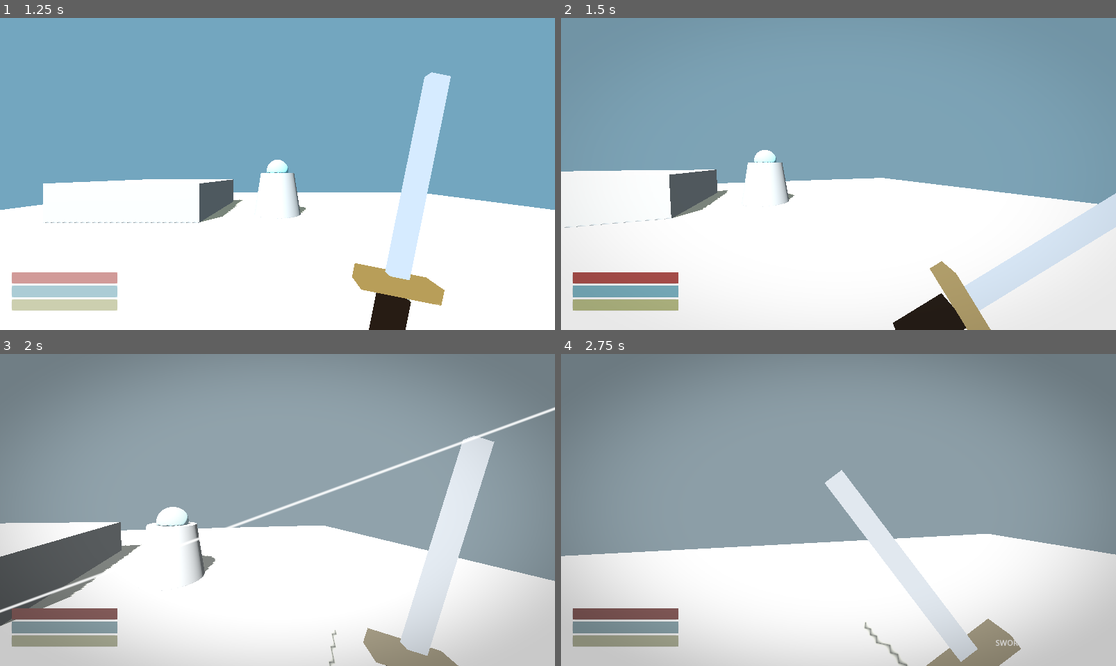
Above: before the commit, frames 1-4 (two rows, left to right).
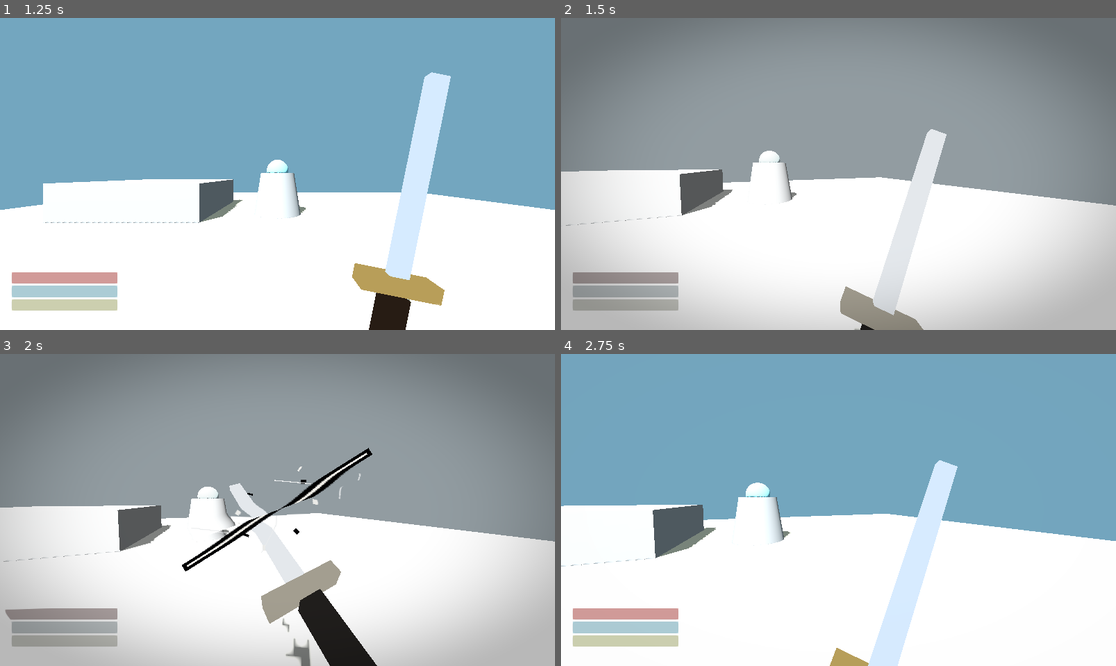
Above: after the commit, the same moments.

Repository: nanhudev/SEKAI
Game: Godot game, scene res://scenes/main/Main.tscn
Same seed, same stepped clock (60 frames per second), same inputs: the game is played once before the commit and once after it.
Inputs (mouse positions are in pixels of both pictures, inside the frame that each line leads up to):
- Up to frame 1 (1.25 s): click "进入战斗沙盒" at 0.5 s
- Up to frame 2 (1.5 s): tap Enter at 1.25 s; move the mouse to (866, 174) at 1.27 s; hold W (move_forward) from 1.28 s (still down); hold I (iaido) from 1.28 s (still down); click (866, 174) at 1.42 s
- Up to frame 3 (2 s): keep holding W (move_forward); keep holding I (iaido); tap Space (jump) at 1.52 s
- Up to frame 4 (2.75 s): keep holding W (move_forward); move the mouse to (810, 510) at 2.02 s; release I (iaido) at 2.03 s; right-click (810, 510) at 2.1 s; tap Space (jump) at 2.27 s; tap I (iaido) at 2.3 s

Frame 1 is identical in both runs. In frame 2, 46% of the frame differs, in the area x 0-100%, y 0-100%; in frame 3, 21%; in frame 4, 76%.

Commit message:
feat: rework iaido as stationary world-stop slash

Diff:
--- a/godot/scenes/combat/CombatSandbox.tscn
+++ b/godot/scenes/combat/CombatSandbox.tscn
@@ -10,6 +10,12 @@
 [ext_resource type="Script" path="res://scripts/systems/combat_music.gd" id="8"]
 [ext_resource type="AudioStream" path="res://audio/music/first-encounter.mp3" id="9"]
 [ext_resource type="Script" path="res://scripts/systems/audio_state_controller.gd" id="10"]
+[ext_resource type="Script" path="res://scripts/combat/iaido_director.gd" id="11"]
+[ext_resource type="Script" path="res://scripts/combat/iaido_target_collector.gd" id="12"]
+[ext_resource type="Script" path="res://scripts/combat/iaido_tear_3d.gd" id="13"]
+[ext_resource type="AudioStream" path="res://audio/sfx/iaido_charge.wav" id="14"]
+[ext_resource type="AudioStream" path="res://audio/sfx/iaido_cut.wav" id="15"]
+[ext_resource type="AudioStream" path="res://audio/sfx/iaido_sheathe.wav" id="16"]
 
 [sub_resource type="StandardMaterial3D" id="FloorDebugMaterial"]
 albedo_color = Color(0.82, 0.79, 0.69, 1)
@@ -86,3 +92,29 @@
 
 [node name="AudioStateController" type="Node" parent="."]
 script = ExtResource("10")
+
+[node name="IaidoTargetCollector" type="Node" parent="."]
+script = ExtResource("12")
+
+[node name="IaidoDirector" type="Node" parent="."]
+process_mode = 3
+script = ExtResource("11")
+
+[node name="IaidoTear3D" type="Node3D" parent="."]
+process_mode = 3
+script = ExtResource("13")
+
+[node name="IaidoChargeAudio" type="AudioStreamPlayer" parent="."]
+process_mode = 3
+stream = ExtResource("14")
+volume_db = -7.0
+
+[node name="IaidoCutAudio" type="AudioStreamPlayer" parent="."]
+process_mode = 3
+stream = ExtResource("15")
+volume_db = -4.0
+
+[node name="IaidoSheatheAudio" type="AudioStreamPlayer" parent="."]
+process_mode = 3
+stream = ExtResource("16")
+volume_db = -5.0
--- a/godot/scenes/enemies/TechnicalDummy.tscn
+++ b/godot/scenes/enemies/TechnicalDummy.tscn
@@ -20,7 +20,7 @@
 [sub_resource type="BoxShape3D" id="AttackShape"]
 size = Vector3(1.7, 1.5, 2.0)
 
-[node name="TechnicalDummy" type="StaticBody3D"]
+[node name="TechnicalDummy" type="StaticBody3D" groups=["hostiles"]]
 script = ExtResource("1")
 
 [node name="Body" type="MeshInstance3D" parent="."]
--- a/godot/scripts/combat/combat_controller.gd
+++ b/godot/scripts/combat/combat_controller.gd
@@ -21,6 +21,7 @@
 @onready var dodge_audio: AudioStreamPlayer = player.get_node("DodgeAudio")
 @onready var screen_fx: CombatScreenFX = player.get_parent().get_node("CombatScreenFX")
 @onready var time_effects: TimeEffectManager = player.get_parent().get_node("TimeEffectManager")
+@onready var iaido_director: IaidoDirector = player.get_parent().get_node("IaidoDirector")
 
 var state := State.IDLE
 var state_time := 0.0
@@ -118,19 +119,6 @@
 			finish_action()
 	elif state == State.DODGE and state_time >= 0.36:
 		finish_action()
-	elif state == State.IAIDO:
-		screen_fx.set_iaido_focus(minf(0.65, state_time / 0.28 * 0.65))
-		var should_open := state_time >= 0.35 and state_time < 0.5
-		if should_open != hitbox_open:
-			hitbox_open = should_open
-			hitbox.set_active(should_open)
-			if should_open:
-				screen_fx.slash_flash(1.0)
-				camera_feedback.roll_impulse(2.5)
-		if state_time >= 0.54:
-			screen_fx.slash_flash(maxf(0.0, 1.0 - (state_time - 0.54) / 0.22))
-		if state_time >= 1.1:
-			finish_action()
 
 
 func request(action: StringName) -> bool:
@@ -224,12 +212,9 @@
 			if not player.unlimited_resources:
 				player.set("stamina", stamina - 35.0)
 			iaido_ready_at = now + 5.0
-			hitbox.damage = 65.0
-			hitbox.poise_damage = 70.0
-			hitbox.hit_delay = 0.08
-			camera_feedback.fov_hold = 7.0
-			time_effects.request_slow_motion(0.55, 1.2)
+			buffer.clear()
 			set_state(State.IAIDO)
+			iaido_director.start_iaido()
 		_: return false
 	return true
 
--- a/godot/scripts/combat/combat_screen_fx.gd
+++ b/godot/scripts/combat/combat_screen_fx.gd
@@ -7,6 +7,7 @@
 var vignette := 0.0
 var flash := 0.0
 var ink_slash := 0.0
+var distortion := 0.0
 
 
 func _ready() -> void:
@@ -16,7 +17,7 @@
 	overlay.set_anchors_and_offsets_preset(Control.PRESET_FULL_RECT)
 	add_child(overlay)
 	var shader := Shader.new()
-	shader.code = "shader_type canvas_item; render_mode unshade …(152 unchanged characters)… h = 0.0; uniform float ink_slash = 0.0; void fragment() { vec3 c = texture(screen_tex, SCREEN_UV).rgb; float gray = dot(c, vec3(0.299, 0.587, 0.114)); c = mix(c, vec3(gray), desaturation); vec2 uv = SCREEN_UV * 2.0 - 1.0; float edge = smoothstep(0.25, 1.6, dot(uv, uv)); c *= 1.0 - edge * vignette; float seam = abs(uv.y + uv.x * 0.65); float line = 1.0 - smoothstep(0.002, 0.015, seam); c = mix(c, vec3(1.0), line * ink_slash); c += vec3(flash); COLOR = vec4(c, 1.0); }"
+	shader.code = "shader_type canvas_item; render_mode unshade …(152 unchanged characters)… h = 0.0; uniform float ink_slash = 0.0; uniform float distortion = 0.0; void fragment() { vec2 uv = SCREEN_UV * 2.0 - 1.0; float seam = uv.y + uv.x * 0.65; float warp = (1.0 - smoothstep(0.0, 0.11, abs(seam))) * distortion; vec2 displaced = clamp(SCREEN_UV + vec2(sign(seam) * warp * 0.012, -warp * 0.004), vec2(0.001), vec2(0.999)); vec3 c = texture(screen_tex, displaced).rgb; float gray = dot(c, vec3(0.299, 0.587, 0.114)); c = mix(c, vec3(gray), desaturation); float edge = smoothstep(0.25, 1.6, dot(uv, uv)); c *= 1.0 - edge * vignette; float line = 1.0 - smoothstep(0.002, 0.015, abs(seam)); c = mix(c, vec3(1.0), line * ink_slash); c += vec3(flash); COLOR = vec4(c, 1.0); }"
 	material = ShaderMaterial.new()
 	material.shader = shader
 	overlay.material = material
@@ -24,14 +25,19 @@
 
 
 func set_iaido_focus(amount: float) -> void:
-	desaturation = clampf(amount, 0.0, 0.7)
-	vignette = clampf(amount * 0.35, 0.0, 0.25)
+	desaturation = clampf(amount, 0.0, 0.82)
+	vignette = clampf(amount * 0.35, 0.0, 0.28)
 	_update_shader()
 
 
 func slash_flash(amount: float) -> void:
 	ink_slash = clampf(amount, 0.0, 1.0)
 	flash = 0.12 * ink_slash
+	_update_shader()
+
+
+func set_distortion(amount: float) -> void:
+	distortion = clampf(amount, 0.0, 1.0)
 	_update_shader()
 
 
@@ -52,6 +58,7 @@
 	vignette = 0.0
 	flash = 0.0
 	ink_slash = 0.0
+	distortion = 0.0
 	_update_shader()
 
 
@@ -62,4 +69,5 @@
 	material.set_shader_parameter("vignette", vignette)
 	material.set_shader_parameter("flash", flash)
 	material.set_shader_parameter("ink_slash", ink_slash)
-	overlay.visible = desaturation > 0.001 or vignette > 0.001 or flash > 0.001 or ink_slash > 0.001
+	material.set_shader_parameter("distortion", distortion)
+	overlay.visible = desaturation > 0.001 or vignette > 0.001 or flash > 0.001 or ink_slash > 0.001 or distortion > 0.001
--- a/godot/scripts/combat/combat_tuning.gd
+++ b/godot/scripts/combat/combat_tuning.gd
@@ -23,3 +23,8 @@
 @export var max_stamina := 100.0
 @export var max_mana := 100.0
 @export var dodge_stamina_cost := 20.0
+
+@export_group("Iaido Targeting")
+@export var iaido_range := 10.0
+@export var iaido_cone_degrees := 45.0
+@export var iaido_vertical_tolerance := 3.0
--- /dev/null
+++ b/godot/scripts/combat/iaido_director.gd
@@ -0,0 +1,116 @@
+extends Node
+class_name IaidoDirector
+
+@onready var player: CharacterBody3D = get_parent().get_node("Player")
+@onready var combat: CombatController = player.get_node("CombatController")
+@onready var camera: Camera3D = player.get_node("CameraRig/LookPivot/MotionPivot/ShakePivot/Camera3D")
+@onready var camera_feedback: CameraFeedbackController = player.get_node("CameraFeedbackController")
+@onready var sword: Node3D = player.get_node("CameraRig/LookPivot/MotionPivot/ShakePivot/WeaponRoot/TempSwordVisual")
+@onready var screen_fx: CombatScreenFX = get_parent().get_node("CombatScreenFX")
+@onready var audio_state: AudioStateController = get_parent().get_node("AudioStateController")
+@onready var time_effects: TimeEffectManager = get_parent().get_node("TimeEffectManager")
+@onready var collector: IaidoTargetCollector = get_parent().get_node("IaidoTargetCollector")
+@onready var tear: IaidoTear3D = get_parent().get_node("IaidoTear3D")
+@onready var charge_audio: AudioStreamPlayer = get_parent().get_node("IaidoChargeAudio")
+@onready var cut_audio: AudioStreamPlayer = get_parent().get_node("IaidoCutAudio")
+@onready var sheathe_audio: AudioStreamPlayer = get_parent().get_node("IaidoSheatheAudio")
+
+var active := false
+var elapsed := 0.0
+var target: Node3D
+var start_position := Vector3.ZERO
+var impacted := false
+var cut_played := false
+var sheathe_played := false
+var previous_modes: Dictionary = {}
+
+
+func _ready() -> void:
+	process_mode = Node.PROCESS_MODE_ALWAYS
+
+
+func start_iaido() -> void:
+	if active:
+		return
+	time_effects.reset()
+	target = collector.collect(player, camera)
+	start_position = player.global_position
+	player.velocity = Vector3.ZERO
+	elapsed = 0.0
+	impacted = false
+	cut_played = false
+	sheathe_played = false
+	active = true
+	tear.global_transform = Transform3D(camera.global_basis, camera.global_position - camera.global_basis.z * 2.5)
+	tear.rotation.z += 0.56
+	for node in [camera_feedback, sword, screen_fx]:
+		previous_modes[node] = node.process_mode
+		node.process_mode = Node.PROCESS_MODE_ALWAYS
+	audio_state.pause_world_audio()
+	get_tree().paused = true
+	charge_audio.play()
+
+
+func _process(delta: float) -> void:
+	if not active:
+		return
+	elapsed += delta
+	tear.stage(elapsed)
+	screen_fx.set_distortion(smoothstep(0.49, 0.62, elapsed) * (1.0 - smoothstep(0.86, 1.16, elapsed)))
+	combat.state_time = elapsed
+	player.global_position = start_position
+	player.velocity = Vector3.ZERO
+	var focus := smoothstep(0.0, 0.18, elapsed) * 0.80
+	if elapsed > 1.17:
+		focus *= 1.0 - smoothstep(1.17, 1.48, elapsed)
+	screen_fx.set_iaido_focus(focus)
+	camera_feedback.fov_hold = 9.0 * smoothstep(0.0, 0.18, elapsed) * (1.0 - smoothstep(1.17, 1.48, elapsed))
+	if elapsed >= 0.50 and elapsed < 0.65:
+		screen_fx.slash_flash(1.0 - smoothstep(0.50, 0.65, elapsed))
+	if elapsed >= 0.50 and not cut_played:
+		cut_played = true
+		cut_audio.play()
+	if elapsed >= 0.76 and not impacted:
+		impacted = true
+		_apply_impact()
+	if elapsed >= 1.17 and not sheathe_played:
+		sheathe_played = true
+		sheathe_audio.play()
+	if elapsed >= 1.48:
+		finish_iaido()
+
+
+func _apply_impact() -> void:
+	if is_instance_valid(target):
+		var hurtbox := target.get_node_or_null("Hurtbox") as CombatHurtbox
+		if hurtbox != null:
+			hurtbox.receive_hit({"damage": 65.0, "poise_damage": 70.0, "element": &"physical", "impulse": 0.0, "source": player})
+	camera_feedback.add_impulse(Vector2(0.018, -0.03))
+	camera_feedback.roll_impulse(2.5)
+	screen_fx.flash_hit(0.20)
+
+
+func finish_iaido() -> void:
+	if not active:
+		return
+	active = false
+	tear.visible = false
+	get_tree().paused = false
+	player.global_position = start_position
+	player.velocity = Vector3.ZERO
+	screen_fx.reset()
+	camera_feedback.fov_hold = 0.0
+	for node in previous_modes:
+		if is_instance_valid(node):
+			node.process_mode = previous_modes[node]
+	previous_modes.clear()
+	audio_state.resume_world_audio()
+	combat.finish_action()
+	camera_feedback.add_impulse(Vector2(0.0, 0.014))
+
+
+func _exit_tree() -> void:
+	if active:
+		get_tree().paused = false
+		if is_instance_valid(audio_state):
+			audio_state.resume_world_audio()
--- /dev/null
+++ b/godot/scripts/combat/iaido_target_collector.gd
@@ -0,0 +1,43 @@
+extends Node
+class_name IaidoTargetCollector
+
+@export var tuning: CombatTuning = preload("res://resources/tuning/CombatTuning.tres")
+
+
+func collect(player: CharacterBody3D, camera: Camera3D) -> Node3D:
+	var best: Node3D
+	var best_score := -INF
+	var origin := camera.global_position
+	var forward := -camera.global_basis.z
+	var space := player.get_world_3d().direct_space_state
+	for candidate in get_tree().get_nodes_in_group("hostiles"):
+		if not candidate is Node3D or not candidate.visible:
+			continue
+		var actor := candidate as Node3D
+		var health: Variant = actor.get("health")
+		if health != null and float(health) <= 0.0:
+			continue
+		var target_point := actor.global_position + Vector3.UP
+		var offset := target_point - origin
+		var distance := offset.length()
+		if distance > tuning.iaido_range or absf(offset.y) > tuning.iaido_vertical_tolerance:
+			continue
+		var horizontal := Vector2(offset.x, offset.z).normalized()
+		var forward_horizontal := Vector2(forward.x, forward.z).normalized()
+		var angle := rad_to_deg(acos(clampf(horizontal.dot(forward_horizontal), -1.0, 1.0)))
+		if angle > tuning.iaido_cone_degrees:
+			continue
+		var query := PhysicsRayQueryParameters3D.create(origin, target_point)
+		query.exclude = [player.get_rid()]
+		var hit := space.intersect_ray(query)
+		if not hit.is_empty():
+			var collider: Object = hit.get("collider")
+			if collider != actor and not (collider is Node and actor.is_ancestor_of(collider)):
+				continue
+		var screen_center := camera.get_viewport().get_visible_rect().size * 0.5
+		var screen_offset := camera.unproject_position(target_point).distance_to(screen_center) / maxf(1.0, screen_center.length())
+		var score := (1.0 - clampf(screen_offset, 0.0, 1.0)) * 0.55 + (1.0 - angle / tuning.iaido_cone_degrees) * 0.30 + (1.0 - distance / tuning.iaido_range) * 0.15
+		if score > best_score:
+			best_score = score
+			best = actor
+	return best
--- /dev/null
+++ b/godot/scripts/combat/iaido_tear_3d.gd
@@ -0,0 +1,59 @@
+extends Node3D
+class_name IaidoTear3D
+
+var edge: MeshInstance3D
+var core: MeshInstance3D
+var fractures: Array[MeshInstance3D] = []
+var fragments: Array[MeshInstance3D] = []
+
+
+func _ready() -> void:
+	process_mode = Node.PROCESS_MODE_ALWAYS
+	edge = _piece("Ink Edge", Vector3(3.2, 0.11, 0.015), Color(0.015, 0.025, 0.035), -0.02)
+	core = _piece("Ivory Core", Vector3(3.05, 0.026, 0.02), Color(1.0, 0.96, 0.82), 0.0)
+	for i in 4:
+		var crack := _piece("Secondary Fracture %d" % i, Vector3(0.72 - i * 0.1, 0.009, 0.012), Color(0.9, 0.93, 0.95), 0.01)
+		crack.position = Vector3(-0.9 + i * 0.65, (0.22 if i % 2 == 0 else -0.25), 0.01)
+		crack.rotation.z = (-0.65 if i % 2 == 0 else 0.52)
+		fractures.append(crack)
+	for i in 10:
+		var fleck := _piece("Ink Fragment %d" % i, Vector3(0.025 + float(i % 3) * 0.014, 0.08, 0.01), Color(0.025, 0.035, 0.045) if i % 2 == 0 else Color(0.92, 0.93, 0.87), 0.02)
+		fleck.rotation.z = float(i) * 1.7
+		fragments.append(fleck)
+	visible = false
+
+
+func _piece(label: String, size: Vector3, tint: Color, z: float) -> MeshInstance3D:
+	var mesh := BoxMesh.new()
+	mesh.size = size
+	var material := StandardMaterial3D.new()
+	material.shading_mode = BaseMaterial3D.SHADING_MODE_UNSHADED
+	material.no_depth_test = true
+	material.cull_mode = BaseMaterial3D.CULL_DISABLED
+	material.albedo_color = tint
+	mesh.material = material
+	var instance := MeshInstance3D.new()
+	instance.name = label
+	instance.mesh = mesh
+	instance.position.z = z
+	add_child(instance)
+	return instance
+
+
+func stage(time: float) -> void:
+	visible = time >= 0.49 and time < 1.16
+	if not visible:
+		return
+	var opening := smoothstep(0.49, 0.58, time)
+	var closing := 1.0 - smoothstep(0.86, 1.15, time)
+	var width := opening * closing
+	edge.scale = Vector3(width, maxf(0.12, opening * closing), 1.0)
+	core.scale = Vector3(width, 1.0, 1.0)
+	for i in fractures.size():
+		fractures[i].visible = time >= 0.53 and time <= 0.93
+		fractures[i].scale.x = width
+	for i in fragments.size():
+		var phase := float(i) * 2.399
+		var burst := smoothstep(0.50, 0.68, time) * (1.0 - smoothstep(0.86, 1.12, time))
+		fragments[i].position = Vector3(cos(phase) * (0.12 + burst * (0.45 + float(i % 4) * 0.13)), sin(phase) * (0.08 + burst * 0.33), 0.02)
+		fragments[i].scale = Vector3.ONE * maxf(0.05, burst)
--- a/godot/scripts/player/player_movement.gd
+++ b/godot/scripts/player/player_movement.gd
@@ -61,10 +61,8 @@
 		velocity.z = combat.dodge_direction.z * combat.dodge_speed_now()
 		move_and_slide()
 		return
-	if combat.state == combat.State.IAIDO and combat.state_time >= 0.32 and combat.state_time < 0.49:
-		velocity.x = -transform.basis.z.x * 19.0
-		velocity.z = -transform.basis.z.z * 19.0
-		move_and_slide()
+	if combat.state == combat.State.IAIDO:
+		velocity = Vector3.ZERO
 		return
 	var speed := tuning.sprint_speed if Input.is_action_pressed("sprint") else tuning.walk_speed
 	var target := direction * speed
--- a/godot/scripts/player/temp_sword_visual.gd
+++ b/godot/scripts/player/temp_sword_visual.gd
@@ -54,8 +54,9 @@
 			target_position = Vector3(0.22, -0.23, -0.75)
 			target_rotation = Vector3(-0.25, 0.0, 0.45)
 		CombatController.State.IAIDO:
-			target_position = Vector3(0.58, -0.65, -0.78)
-			target_rotation = Vector3(0.0, 0.0, -1.1 if combat.state_time < 0.35 else 0.65)
+			var cutting := combat.state_time >= 0.50 and combat.state_time < 0.86
+			target_position = Vector3(0.14, -0.67, -0.76) if not cutting else Vector3(0.11, -0.31, -0.76)
+			target_rotation = Vector3(-0.25, 0.0, -0.40) if not cutting else Vector3(-0.9, 0.0, 0.50)
 	if combat.state == CombatController.State.IDLE:
 		target_position.x -= camera_feedback.look_lag.x * 0.3
 		target_position.y += camera_feedback.look_lag.y * 0.22
Not shown: 1 places in godot/scenes/combat/CombatSandbox.tscn that only renumber resources
Not shown, added: godot/scripts/combat/iaido_director.gd.uid
Not shown, added: godot/scripts/combat/iaido_target_collector.gd.uid
Not shown, added: godot/scripts/combat/iaido_tear_3d.gd.uid
Not shown, changed: docs/ASSET_LICENSES.md
Not shown, added: godot/audio/sfx/iaido_charge.wav
Not shown, added: godot/audio/sfx/iaido_cut.wav
Not shown, added: godot/audio/sfx/iaido_sheathe.wav
